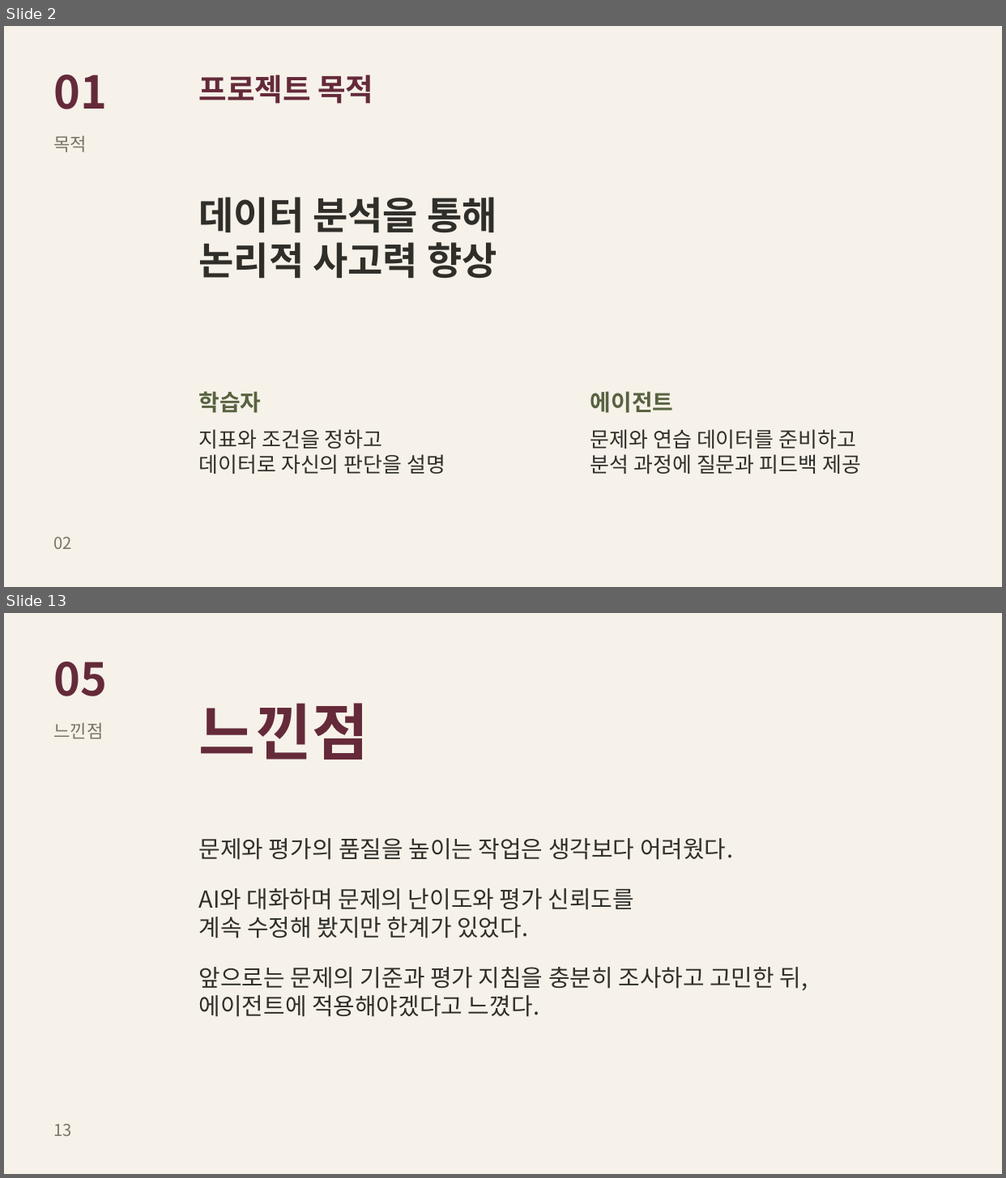
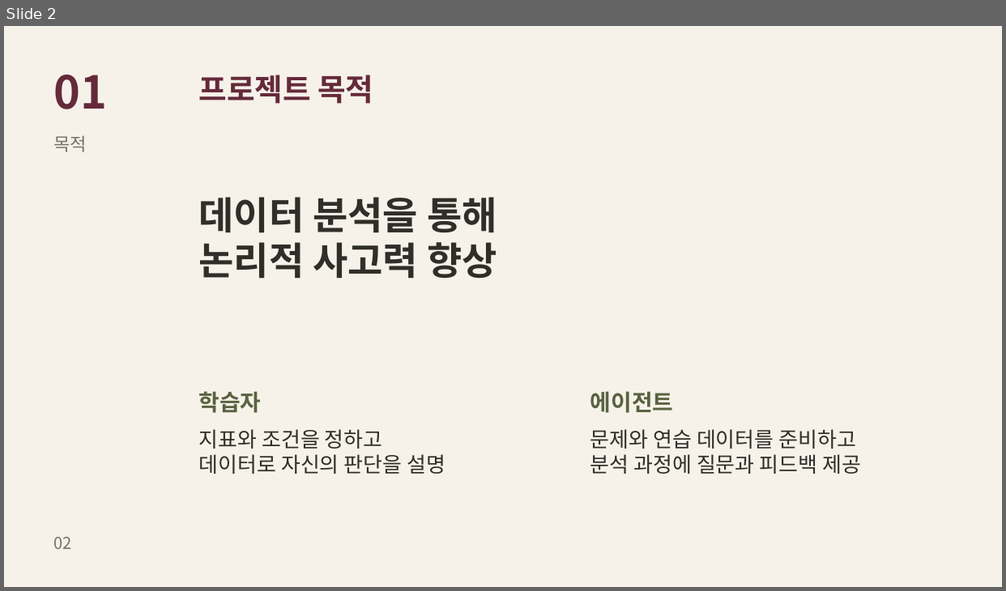
Before and after one commit to skh001218/DA-Agent, a slide deck: DA-Agent Project.pptx. Shown one above the other, each under a label of ours: slides 2 and 13 before the commit, slide 2 after it; the slides between them are not shown. The pictures are 1006x1178 and 1006x591 pixels, drawn with LibreOffice and Linux fonts; fonts in the diff are those of the drawing. Boxes give left, top, right and bottom in pixels: in the first picture for what was removed or moved away, otherwise in the second. Text is boxed around its words. In the diff, an @@ line names an element or a change of style, - is before the commit and + after.

```diff
--- a/DA-Agent Project.pptx
+++ b/DA-Agent Project.pptx
@@ slide 13 removed at [4, 613, 1002, 1174], background #F6F2E9 @@
@@ text removed at [54, 662, 108, 696] @@
-05
@@ text removed at [199, 703, 369, 760] @@
-느낀점
@@ text removed at [54, 722, 104, 739] @@
-느낀점
@@ text removed at [199, 838, 808, 1017] @@
-문제와 평가의 품질을 높이는 작업은 생각보다 어려웠다.
-AI와 대화하며 문제의 난이도와 평가 신뢰도를
-계속 수정해 봤지만 한계가 있었다.
-앞으로는 문제의 기준과 평가 지침을 충분히 조사하고 고민한 뒤,
-에이전트에 적용해야겠다고 느꼈다.
@@ text removed at [54, 1124, 72, 1136] @@
-13
```
Also in this commit, not shown: 9 slides changed, 2 other slides removed, 1 other file.
